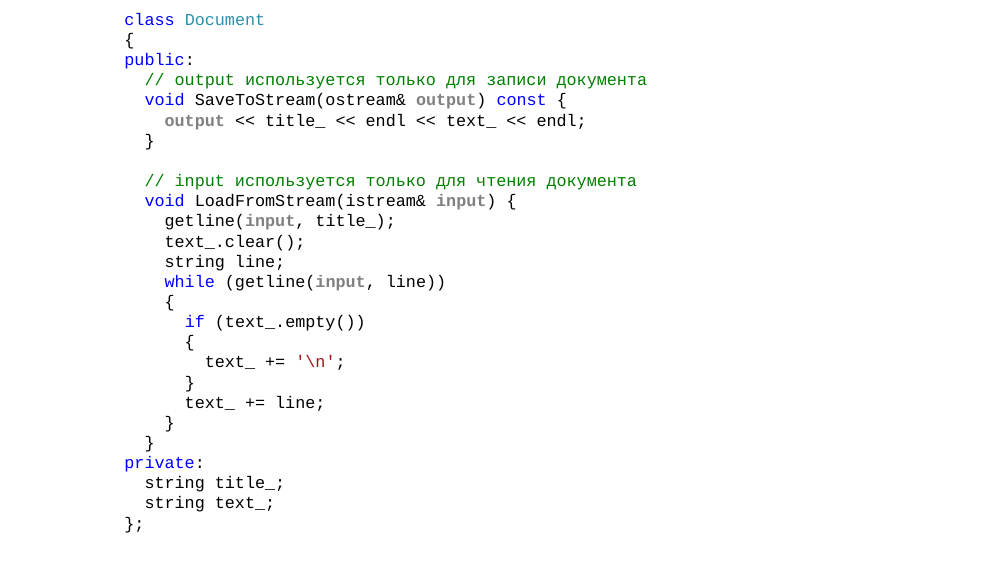
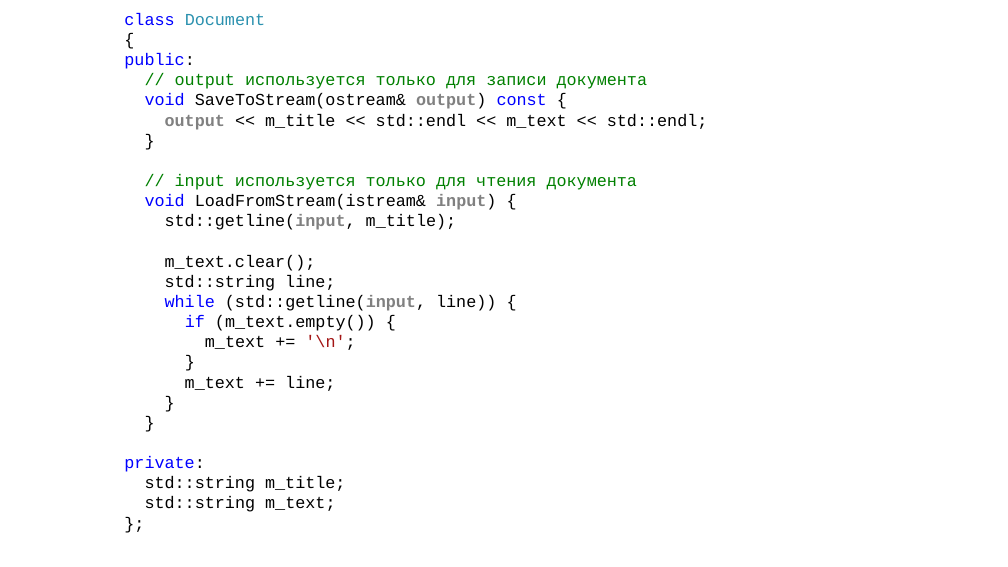
Before and after one commit to alexey-malov/oop, a slide deck: slide 21 of lectures/03/Виды отношений между классами.pptx (slide 19 before the commit). Drawn at 1008x567 pixels with LibreOffice and Linux fonts; fonts in the diff are those of the drawing. Boxes give left, top, right and bottom in pixels: in the first picture for what was removed or moved away, otherwise in the second. Text is boxed around its words. In the diff, an @@ line names an element or a change of style, - is before the commit and + after.

```diff
--- a/lectures/03/Виды отношений между классами.pptx
+++ b/lectures/03/Виды отношений между классами.pptx
@@ text at (165,114,708,130): text changed @@
-output << title_ << endl << text_ << endl;
+output << m_title << std::endl << m_text << std::endl;
@@ text at (165,214,496,350): text changed @@
-getline(input, title_);
-text_.clear();
-string line;
-while (getline(input, line))
-{
-if (text_.empty())
-{
-text_ += '\n';
+std::getline(input, m_title);
+m_text.clear();
+std::string line;
+while (std::getline(input, line)) {
+if (m_text.empty()) {
+m_text += '\n';
@@ text at (185,376,335,391): text changed @@
-text_ += line;
+m_text += line;
@@ text at (145,476,345,512): text changed @@
-string title_;
-string text_;
+std::string m_title;
+std::string m_text;
```
Also in this commit, not shown: 13 other slides changed, 5 slides added, 2 slides removed, 6 other files.
